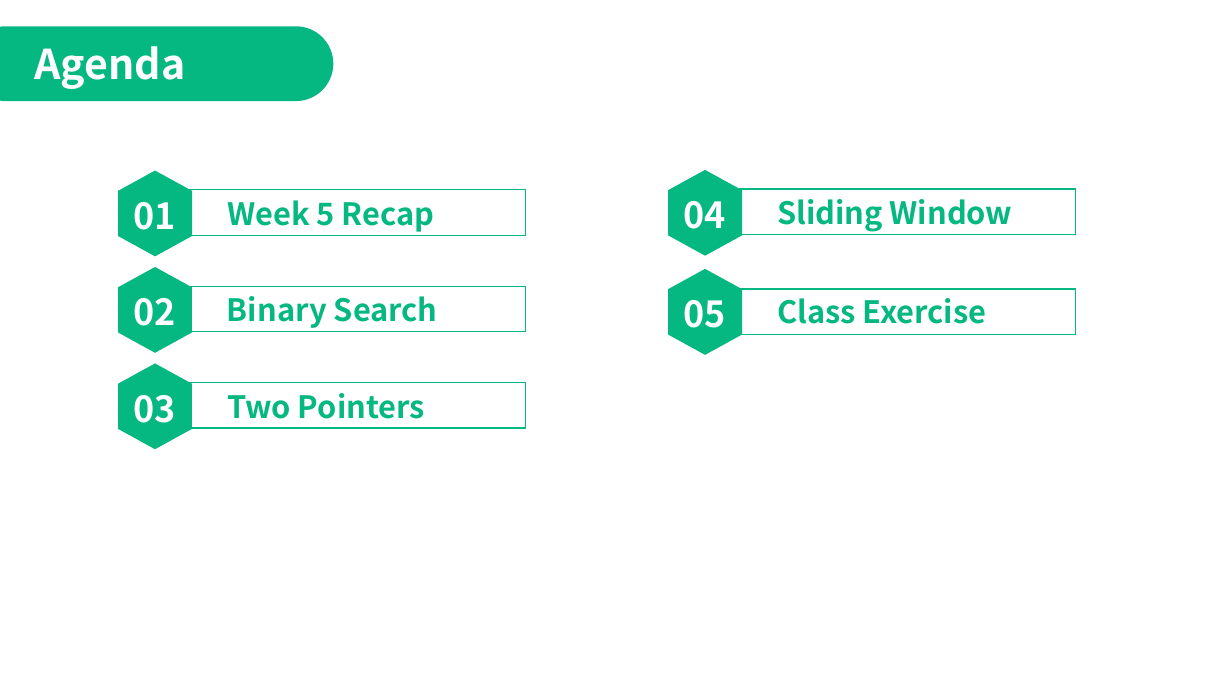
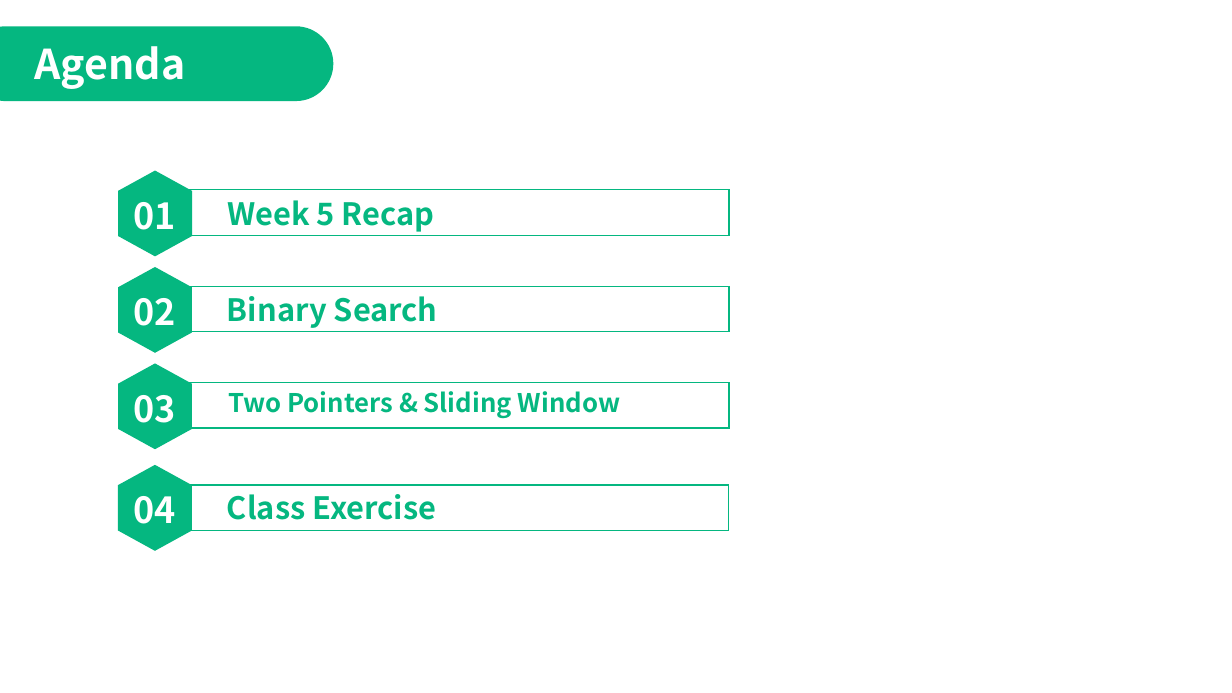
Before and after one commit to jimmyyih518/DSA2022Fall, a slide deck: slide 2 of week6/week6_slides.pptx. Drawn at 1232x693 pixels with LibreOffice and Linux fonts; fonts in the diff are those of the drawing. Boxes give left, top, right and bottom in pixels: in the first picture for what was removed or moved away, otherwise in the second. Text is boxed around its words. In the diff, an @@ line names an element or a change of style, - is before the commit and + after.

```diff
--- a/week6/week6_slides.pptx
+++ b/week6/week6_slides.pptx
@@ hexagon removed at bbox=[669, 170, 743, 256] @@
@@ rectangle: place and size @@
-rectangle at bbox=[190, 189, 526, 235]
+rectangle at bbox=[190, 189, 729, 235]
@@ rectangle removed at bbox=[740, 189, 1076, 235] @@
@@ text removed at bbox=[777, 199, 1013, 232] @@
-Sliding Window
@@ rectangle: place and size @@
-rectangle at bbox=[189, 287, 525, 332]
+rectangle at bbox=[189, 287, 728, 332]
@@ text removed at bbox=[969, 288, 1108, 309] @@
-• 竞争对手分析
@@ text removed at bbox=[684, 300, 726, 328] @@
-05
@@ text removed at bbox=[969, 321, 1108, 335] @@
-• 产品定位分析
@@ rectangle: place and size @@
-rectangle at bbox=[189, 383, 525, 428]
+rectangle at bbox=[189, 383, 728, 428]
@@ text at bbox=[228, 391, 620, 419]: text changed; size 24 to 20 pt @@
-Two Pointers
+Two Pointers & Sliding Window
@@ hexagon: place and size @@
-hexagon at bbox=[669, 269, 743, 355]
+hexagon at bbox=[118, 465, 192, 551]
@@ text "04": place and size @@
-text "04" at bbox=[684, 201, 726, 229]
+text "04" at bbox=[134, 496, 176, 524]
@@ rectangle: place and size @@
-rectangle at bbox=[740, 289, 1076, 335]
+rectangle at bbox=[189, 485, 728, 531]
@@ text "Class Exercise": place and size @@
-text "Class Exercise" at bbox=[777, 298, 987, 324]
+text "Class Exercise" at bbox=[227, 494, 437, 520]
```
Also in this commit, not shown: 6 other slides changed, 12 slides added, 2 slides removed, 11 other files.
